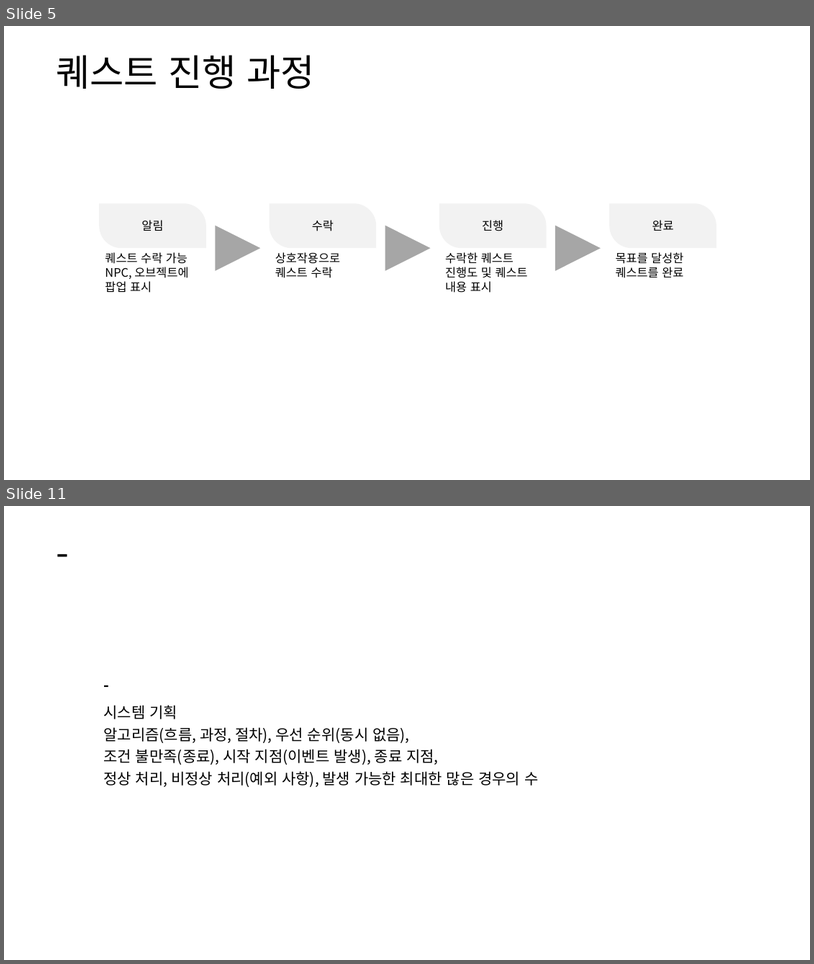
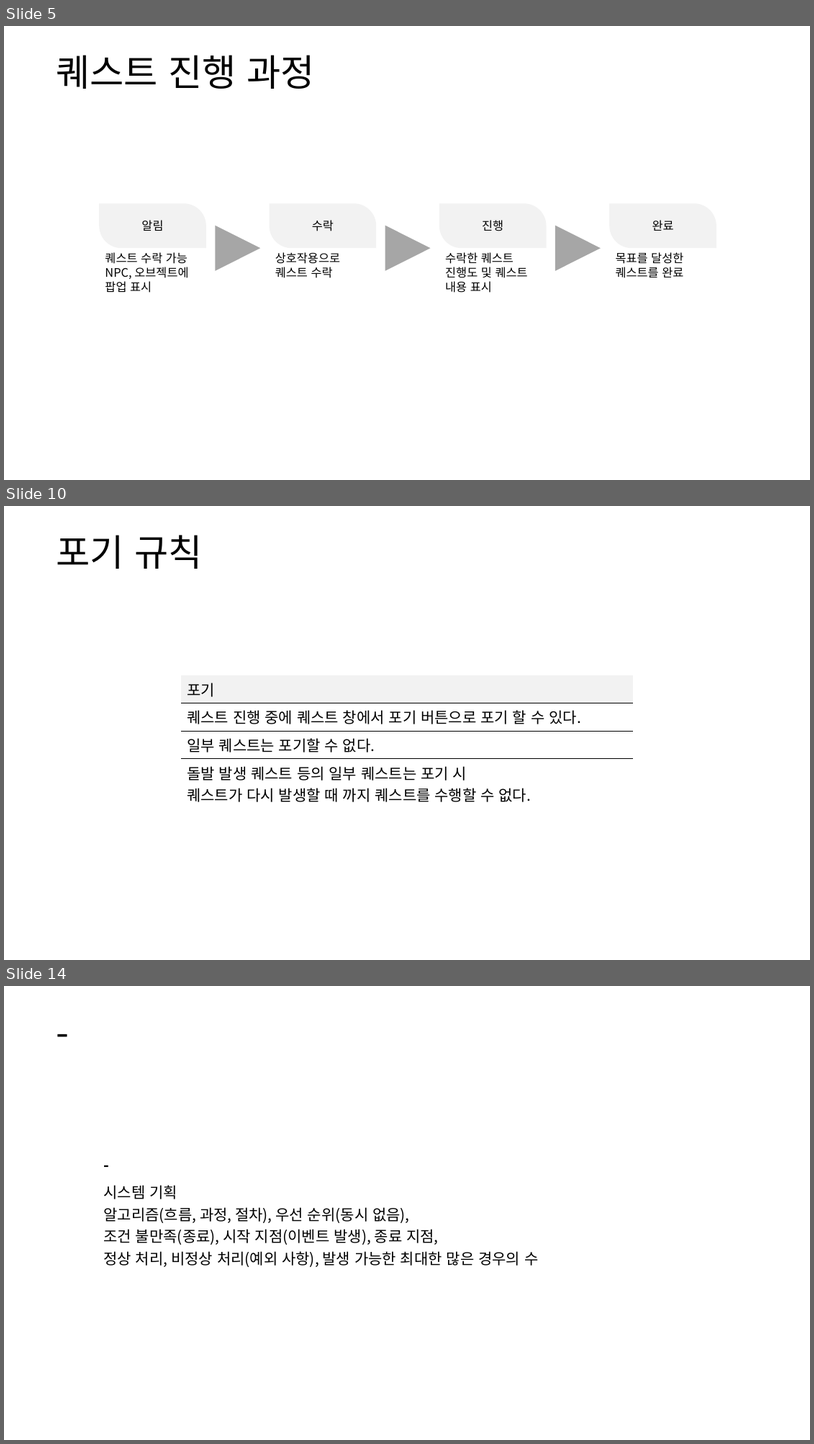
Before and after one commit to yjk0401/unityenginebasic_9th, a slide deck: 기획/방랑엽사전/퀘스트 시스템 기획서.pptx. Shown one above the other, each under a label of ours: slides 5 and 11 before the commit, slides 5, 10 and 14 after it; the slides between them are not shown. The pictures are 814x964 and 814x1444 pixels, drawn with LibreOffice and Linux fonts; fonts in the diff are those of the drawing. Boxes give left, top, right and bottom in pixels: in the first picture for what was removed or moved away, otherwise in the second. Text is boxed around its words. In the diff, an @@ line names an element or a change of style, - is before the commit and + after.

```diff
--- a/기획/방랑엽사전/퀘스트 시스템 기획서.pptx
+++ b/기획/방랑엽사전/퀘스트 시스템 기획서.pptx
@@ slide 10 added at bbox=[4, 506, 810, 960], background #FFFFFF @@
@@ text added at bbox=[56, 535, 202, 569], 44 pt, text #000000 @@
+포기 규칙
@@ table added at bbox=[181, 674, 634, 805], 4 rows, 1 columns @@
+포기
+퀘스트 진행 중에 퀘스트 창에서 포기 버튼으로 포기 할 수 있다.
+일부 퀘스트는 포기할 수 없다.
+돌발 발생 퀘스트 등의 일부 퀘스트는 포기 시 / 퀘스트가 다시 발생할 때 까지 퀘스트를 수행할 수 없다.
@@ what was slide 11 is now slide 14 @@
```
Also in this commit, not shown: 5 slides changed, 3 other slides added, 1 slide removed, 4 other files.
